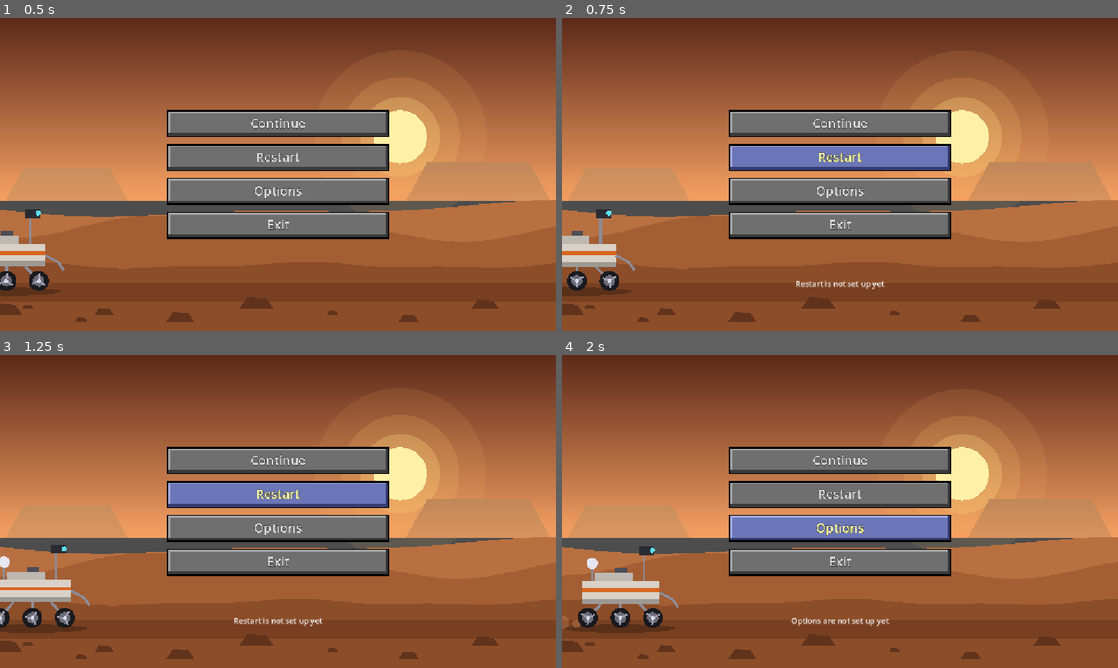
Above: before the commit, frames 1-4 (two rows, left to right).
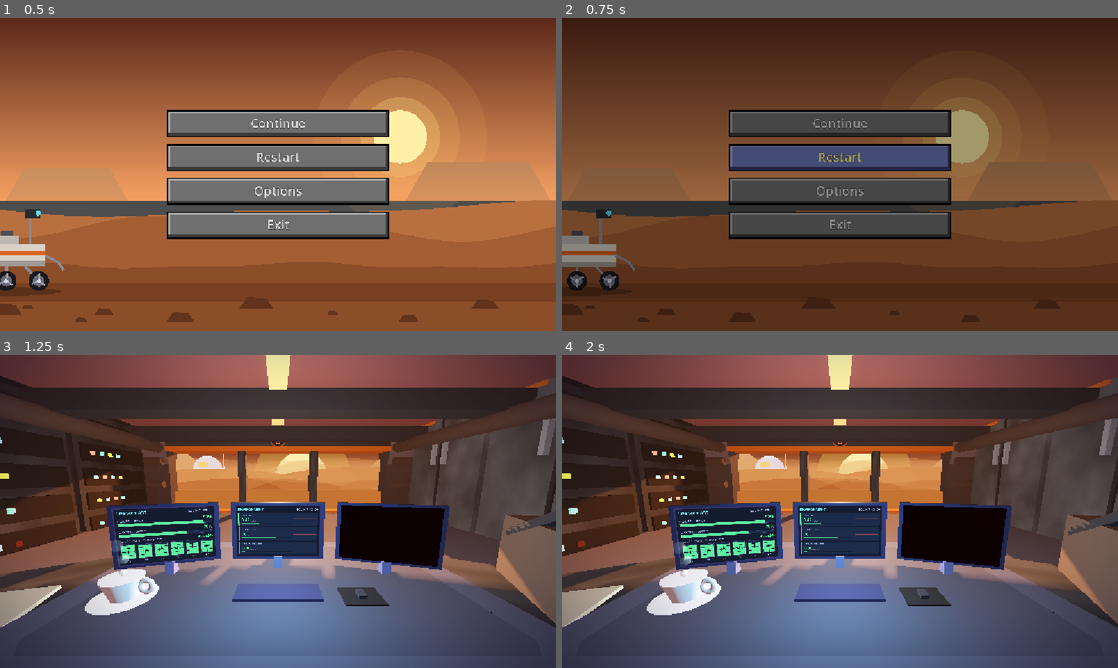
Above: after the commit, the same moments.

Repository: PolarLordStar/junior-astruonaut-mission-trainer
Game: Godot game, scene res://main_menu.tscn
The game is run twice, just before and just after one commit, with the same random seed, the same clock (stepped at 60 frames per second) and the same inputs.
Inputs (mouse positions are in pixels of both pictures, inside the frame that each line leads up to):
- Up to frame 1 (0.5 s): no input
- Up to frame 2 (0.75 s): click "Restart" at 0.5 s
- Up to frame 3 (1.25 s): no input
- Up to frame 4 (2 s): click (840, 527) at 1.25 s, where only the run before the commit has a clickable "Options"

Frame 1 is identical in both runs. In frame 2, 97% of the frame differs, in the area x 0-100%, y 0-100%; in frame 3, 96%; in frame 4, 96%.

Commit message:
Update restart_button.gd

Diff:
--- a/scripts/restart_button.gd
+++ b/scripts/restart_button.gd
@@ -1,8 +1,27 @@
 class_name RestartButton
 extends McButton
 ## "Restart": not set up yet.
+var save_script = preload("res://scripts/save_manager.gd")
+const GAME_SCENE := "res://main/game/game.tscn"
+
+var _starting := false
 
 
 func _on_pressed() -> void:
-	# TODO: restart behaviour (to be decided).
-	message.emit("Restart is not set up yet")
+	if _starting:
+		return
+	if not ResourceLoader.exists(GAME_SCENE):
+		message.emit("Game scene not found: " + GAME_SCENE)
+		return
+	_starting = true
+	save_script.new().delete_save()
+	var layer := CanvasLayer.new()
+	layer.layer = 100
+	var fade := ColorRect.new()
+	fade.color = Color(0, 0, 0, 0)
+	fade.set_anchors_and_offsets_preset(Control.PRESET_FULL_RECT)
+	layer.add_child(fade)
+	add_child(layer)
+	var tw := create_tween()
+	tw.tween_property(fade, "color:a", 1.0, 0.5)
+	tw.tween_callback(func(): get_tree().change_scene_to_file(GAME_SCENE))
